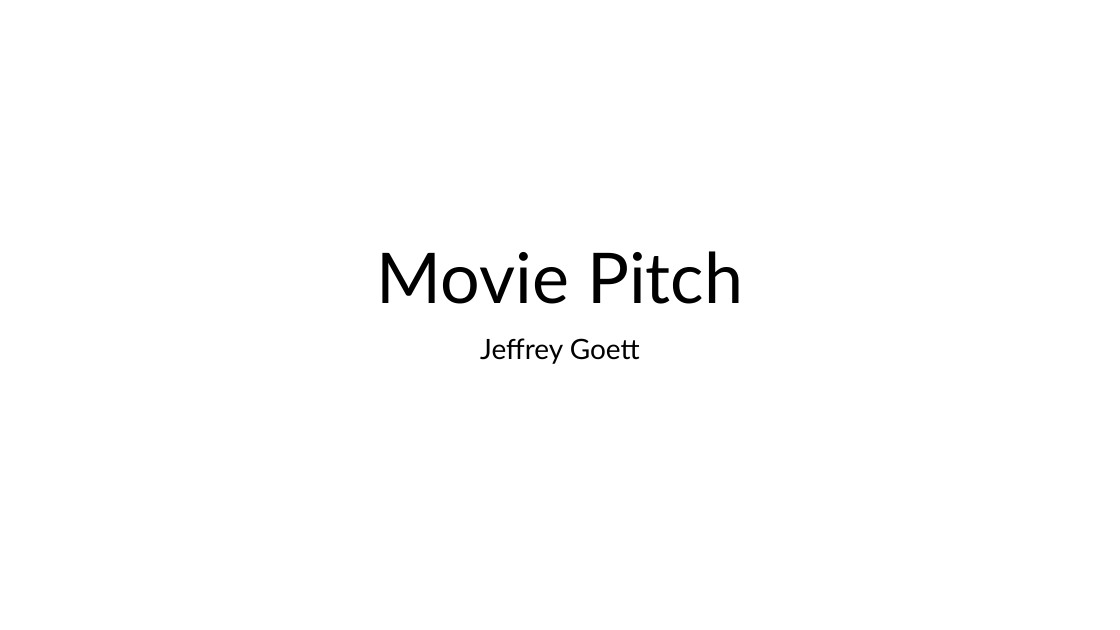
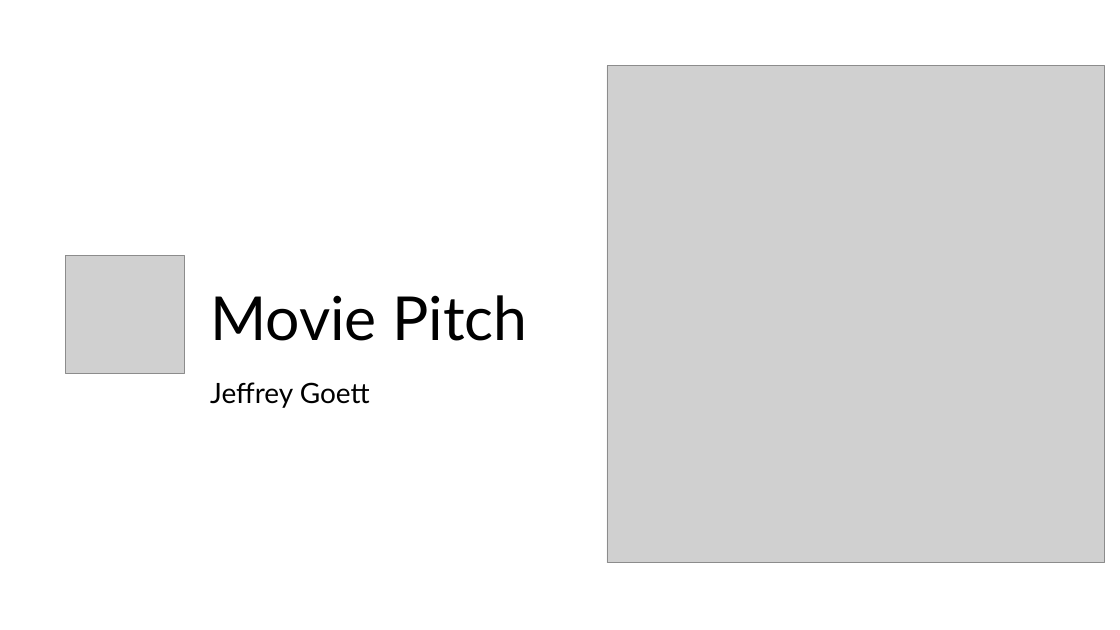
Before and after one commit to jgoett2/Phase-2-MovieProject, a slide deck: slide 1 of Presentation/Presentation.pptx. Drawn at 1120x630 pixels with LibreOffice and Linux fonts; fonts in the diff are those of the drawing; grey boxes stand for pictures. Boxes give left, top, right and bottom in pixels: in the first picture for what was removed or moved away, otherwise in the second. Text is boxed around its words. In the diff, an @@ line names an element or a change of style, - is before the commit and + after.

Commit message:
update presentation

```diff
--- a/Presentation/Presentation.pptx
+++ b/Presentation/Presentation.pptx
@@ title "Movie Pitch": place and size @@
-title "Movie Pitch" at (377,251,743,304)
+title "Movie Pitch" at (210,295,527,341)
@@ title "Movie Pitch" at (210,295,527,341): size 60 to 52 pt; alignment centre to left @@
@@ picture added at (607,66,1105,563) @@
@@ picture added at (66,255,184,374) @@
@@ subtitle "Jeffrey Goett": place and size @@
-subtitle "Jeffrey Goett" at (480,338,640,364)
+subtitle "Jeffrey Goett" at (210,382,370,408)
@@ subtitle "Jeffrey Goett" at (210,382,370,408): alignment centre to left @@
```
Also in this commit, not shown: 3 other slides changed, 1 slide removed, 1 other file.
